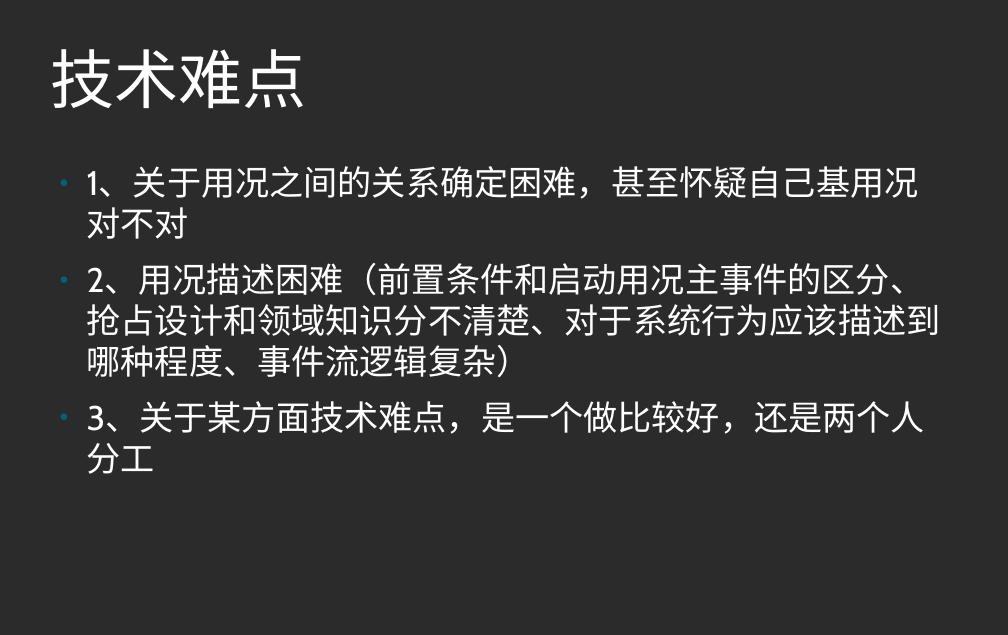
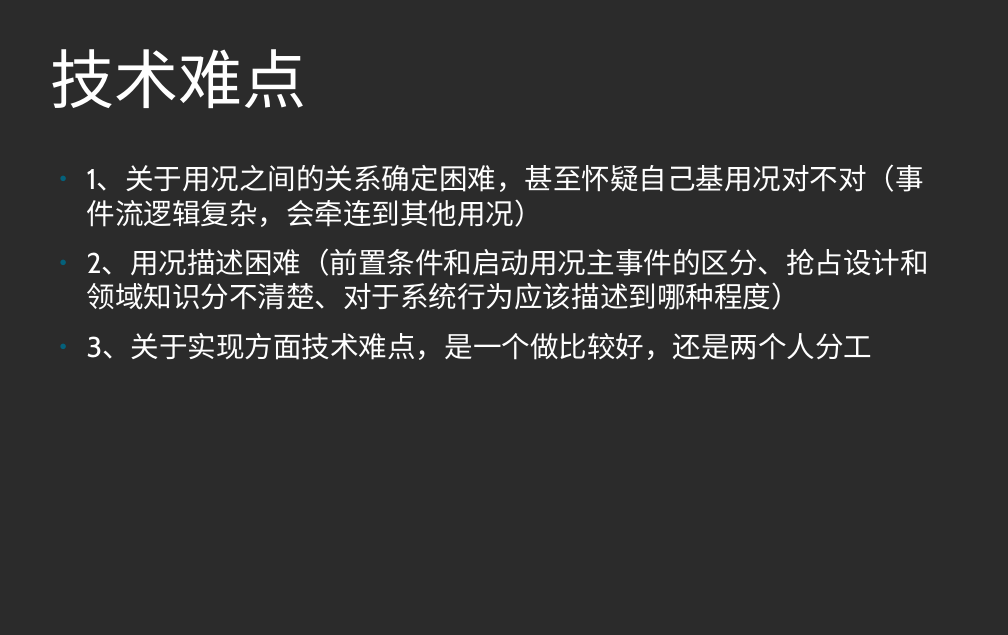
Before and after one commit to 375187588/hydrogenMusic, a slide deck: slide 9 of formal/氢音乐项目进展报告.odp. Drawn at 1008x635 pixels with LibreOffice and Linux fonts; fonts in the diff are those of the drawing; background and template pictures are left out; a plain dark background stands for a picture behind light text. Boxes give left, top, right and bottom in pixels: in the first picture for what was removed or moved away, otherwise in the second. Text is boxed around its words. In the diff, an @@ line names an element or a change of style, - is before the commit and + after.

```diff
--- a/formal/氢音乐项目进展报告.odp
+++ b/formal/氢音乐项目进展报告.odp
@@ text at <box>87,165,929,360</box>: text changed; size 32 to 26.8 pt @@
-● 1、关于用况之间的关系确定困难，甚至怀疑自己基用况对不对
-● 2、用况描述困难（前置条件和启动用况主事件的区分、抢占设计和领域知识分不清楚、对于系统行为应该描述到哪种程度、事件流逻辑复杂）
-● 3、关于某方面技术难点，是一个做比较好，还是两个人分工
+● 1、关于用况之间的关系确定困难，甚至怀疑自己基用况对不对（事件流逻辑复杂，会牵连到其他用况）
+● 2、用况描述困难（前置条件和启动用况主事件的区分、抢占设计和领域知识分不清楚、对于系统行为应该描述到哪种程度）
+● 3、关于实现方面技术难点，是一个做比较好，还是两个人分工
```
Also in this commit, not shown: 3 other slides changed, 1 slide added, 1 slide removed, 3 other files.
